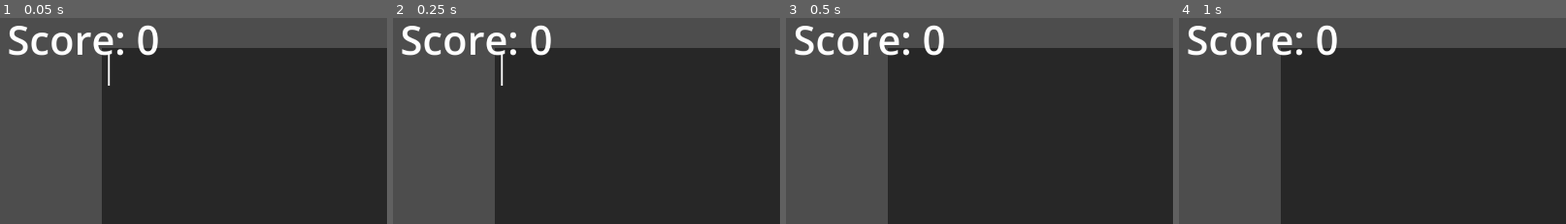
Above: before the commit, frames 1-4 (left to right).
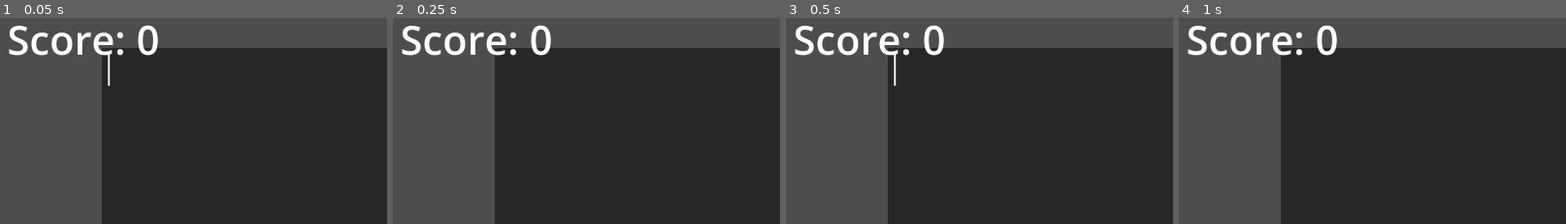
Above: after the commit, the same moments.

Repository: joeljanzen/Bitstreamer
Game: Godot game, scene res://Scenes/test_level.tscn
Two runs of this game, one before a commit and one after it. Both use one fixed random seed, a clock stepped at 60 frames per second and the inputs below.
Inputs:
- Up to frame 1 (0.05 s): no input
- Up to frame 2 (0.25 s): no input
- Up to frame 3 (0.5 s): no input
- Up to frame 4 (1 s): tap Enter (enter) at 0.5 s; tap 0 (0 bit) at 0.6 s
The pictures show only the part of the screen within x 0-50%, y 0-50%; the shares and areas given below are measured in that part.

Frame 1 is identical in both runs. In frame 2, 0.1% of the frame differs, in the area x 27-29%, y 17-33%; in frame 3, 0.1%; in frame 4, nothing differs.

Commit message:
Switch away from physics process entirely
For the moment at least

Diff:
--- a/Scenes/bit.tscn
+++ b/Scenes/bit.tscn
@@ -20,7 +20,6 @@
 texture = ExtResource("3_bfqwx")
 
 [node name="Timer" type="Timer" parent="." unique_id=1367223052]
-process_callback = 0
 wait_time = 10.0
 one_shot = true
 autostart = true
--- a/project.godot
+++ b/project.godot
@@ -61,8 +61,6 @@
 
 [physics]
 
-common/physics_ticks_per_second=120
-common/max_physics_steps_per_frame=16
 3d/physics_engine="Jolt Physics"
 
 [rendering]
